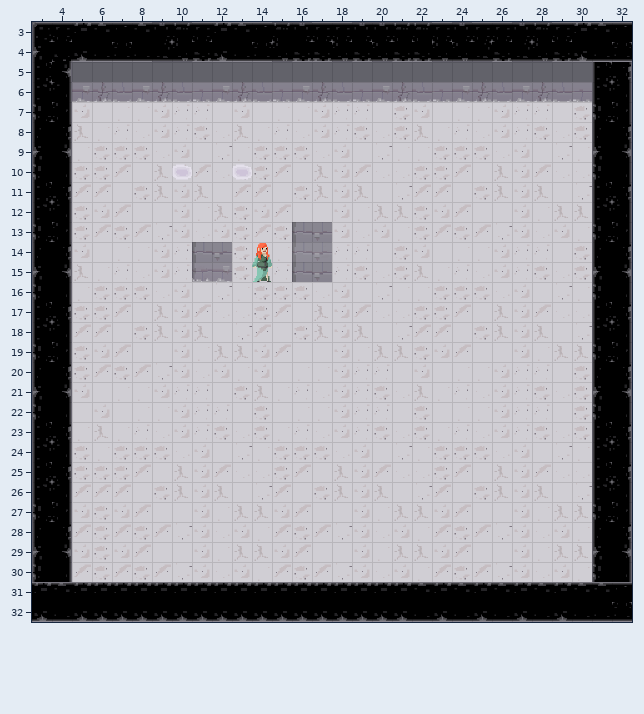
Tiled map (JSON): src/map/map1.json. The picture above is the old version.
Cells are 32x32 px. Shown: x 3..32, y 3..32.
After the commit:
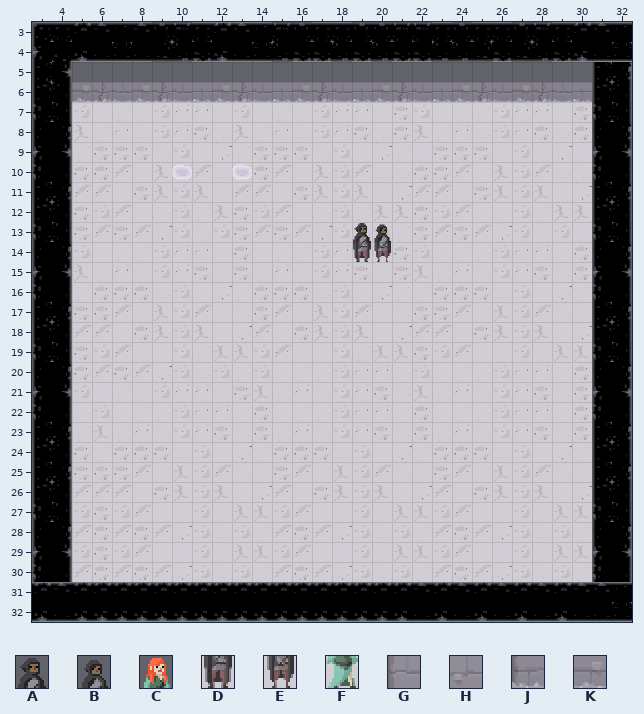
Key: from "tiles": A 50, B 51, C 53, D 82, E 83, F 85, G 288, H 289, J 320, K 321.
_ is an empty cell.
See-through tiles are keyed as they look on the map.
Changes in this commit:
Layer "floor_decor":
The author cleared tile G in row 15 at x 16.
The author cleared tile H in row 15 at x 17.
Layer "wall":
There is now tile D in row 14 at x 19.
There is now tile E in row 14 at x 20.
The author cleared tile F in row 15 at x 14.
The author cleared tile G in row 14 at x 16.
The author cleared tile H in row 14 at x 17.
The author cleared tile J in row 15 at x 11.
The author cleared tile K in row 15 at x 12.
Layer "roof":
There is now tile A in row 13 at x 19.
There is now tile B in row 13 at x 20.
The author cleared tile C in row 14 at x 14.
The author cleared tile G in row 13 at x 16; in row 14 at x 11.
The author cleared tile H in row 13 at x 17; in row 14 at x 12.
Boxes around the changes in both pictures, in picture pixels (x1, y1, x2, y2):
removed: (292, 222, 332, 282)
added: (353, 223, 391, 262)
removed: (192, 242, 232, 282)
removed: (252, 243, 272, 282)
